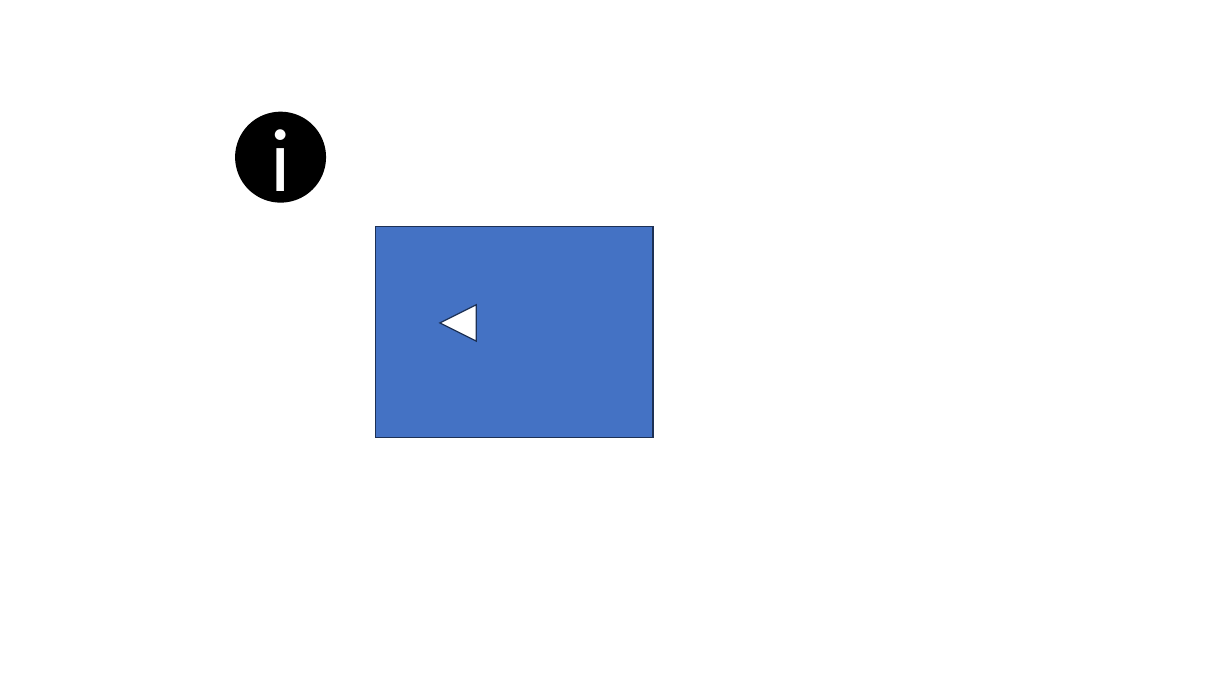
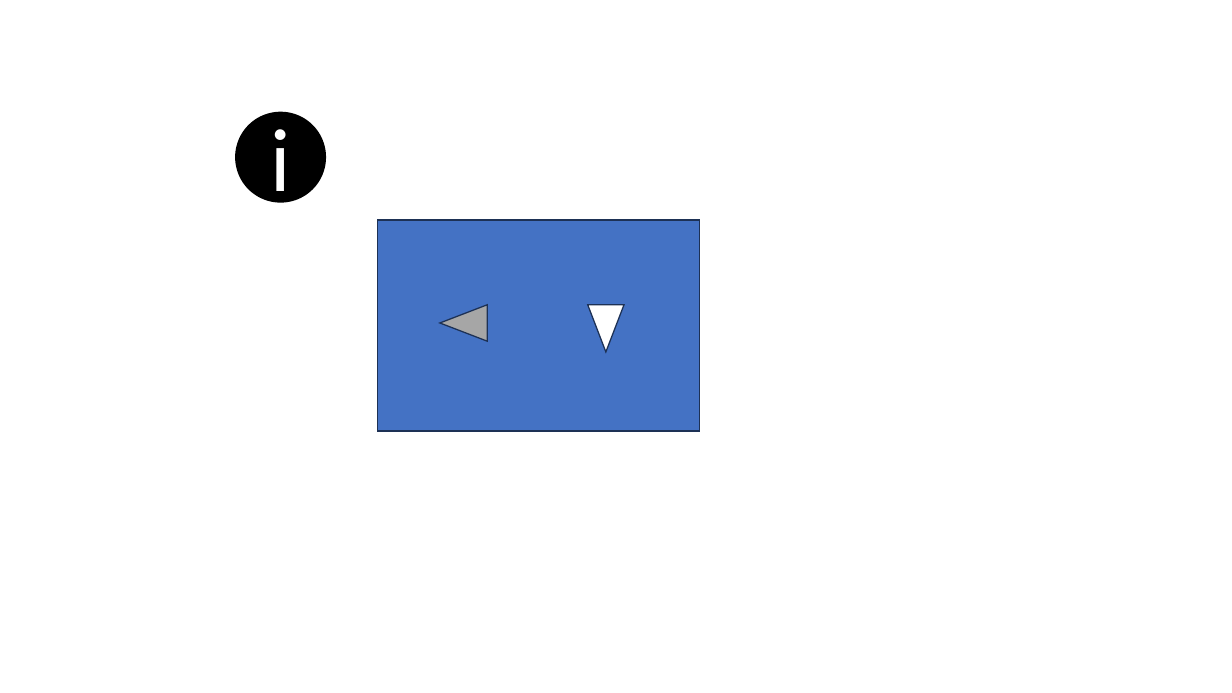
Before and after one commit to HubertBertling/sudokuSolver, a slide deck: slide 2 of Architektur.pptx. Drawn at 1232x693 pixels with LibreOffice and Linux fonts; fonts in the diff are those of the drawing. Boxes give left, top, right and bottom in pixels: in the first picture for what was removed or moved away, otherwise in the second. Text is boxed around its words. In the diff, an @@ line names an element or a change of style, - is before the commit and + after.

```diff
--- a/Architektur.pptx
+++ b/Architektur.pptx
@@ rectangle: place and size @@
-rectangle at (376,227,653,438)
+rectangle at (378,220,700,431)
@@ triangle: place and size @@
-triangle at (440,305,476,341)
+triangle at (440,305,487,341)
@@ triangle at (440,305,487,341): fill #FFFFFF to #A6A6A6 @@
@@ triangle added at (588,305,624,352), fill #FFFFFF, outline #1E3256 1 pt @@
```
Also in this commit, not shown: 8 other files.
